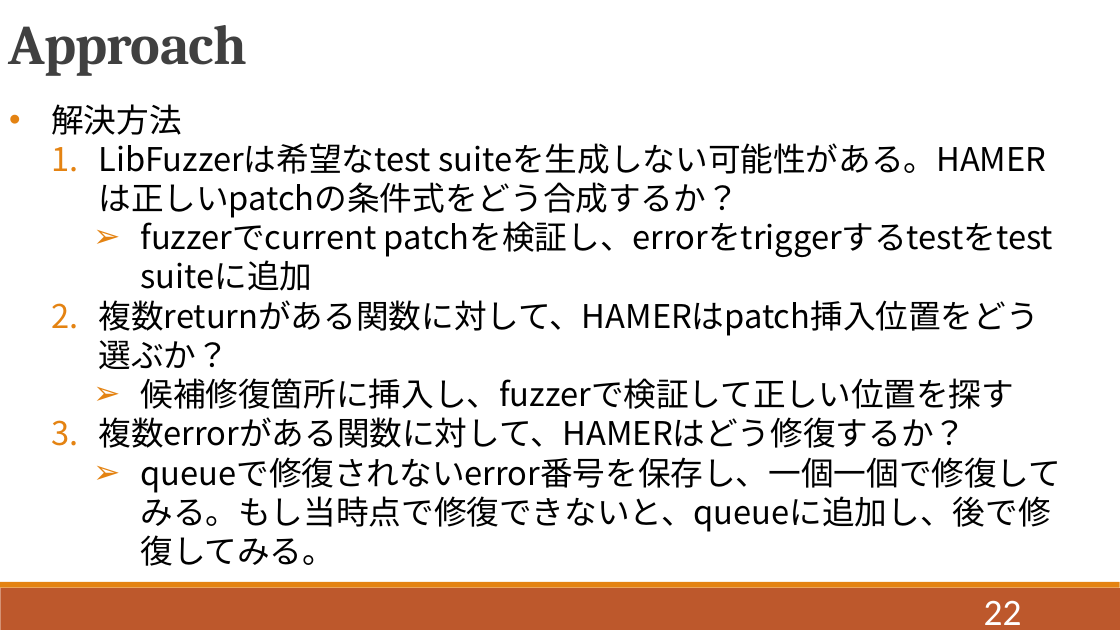
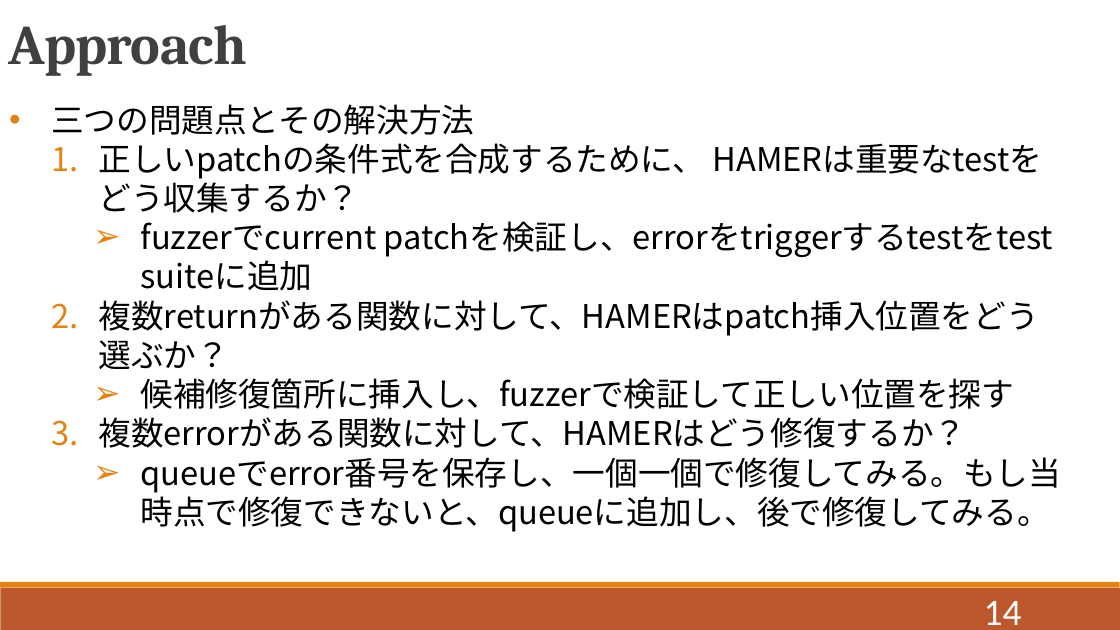
Before and after one commit to QIANZECHANG/MyResearch, a slide deck: slide 14 of 修論/修論発表.pptx (slide 22 before the commit). Drawn at 1120x630 pixels with LibreOffice and Linux fonts; fonts in the diff are those of the drawing. Boxes give left, top, right and bottom in pixels: in the first picture for what was removed or moved away, otherwise in the second. Text is boxed around its words. In the diff, an @@ line names an element or a change of style, - is before the commit and + after.

Commit message:
2022-01-27

```diff
--- a/修論/修論発表.pptx
+++ b/修論/修論発表.pptx
@@ text at (x1=51, y1=104, x2=705, y2=179): text changed @@
-  • 解決方法
-    1. LibFuzzerは希望なtest suiteを生成しない可能性がある。HAMERは正しいpatchの条件式をどう合成するか？
+  • 三つの問題点とその解決方法
+    1. 正しいpatchの条件式を合成するために、 HAMERは重要なtestをどう収集するか？
@@ text at (x1=140, y1=457, x2=1061, y2=532): text changed @@
-      ➢ queueで修復されないerror番号を保存し、一個一個で修復してみる。もし当時点で修復できないと、queueに追加し、後で修復してみる。
+      ➢ queueでerror番号を保存し、一個一個で修復してみる。もし当時点で修復できないと、queueに追加し、後で修復してみる。
@@ page number at (x1=984, y1=601, x2=1022, y2=625): text changed @@
-22
+14
```
Also in this commit, not shown: 20 other slides changed, 3 slides removed.
